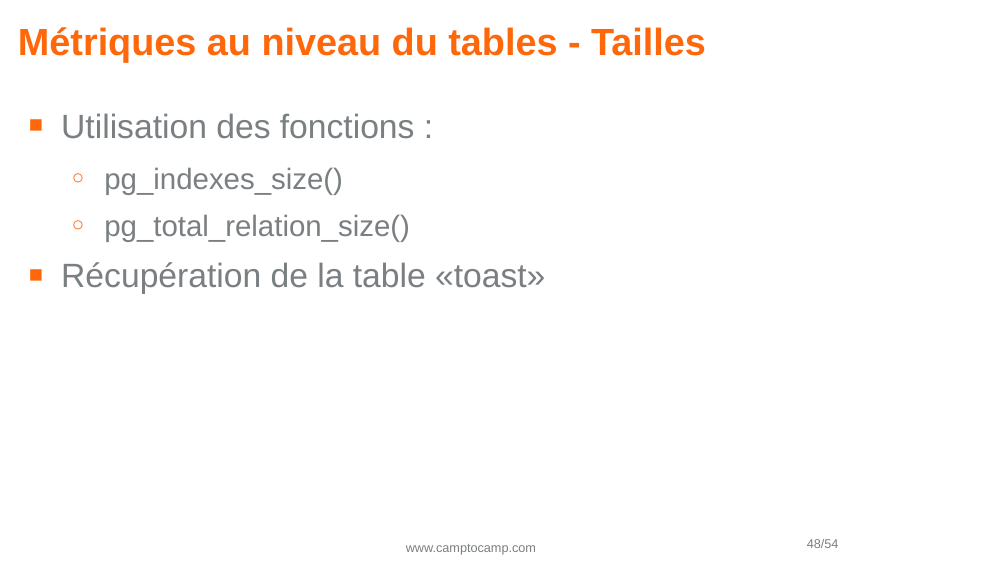
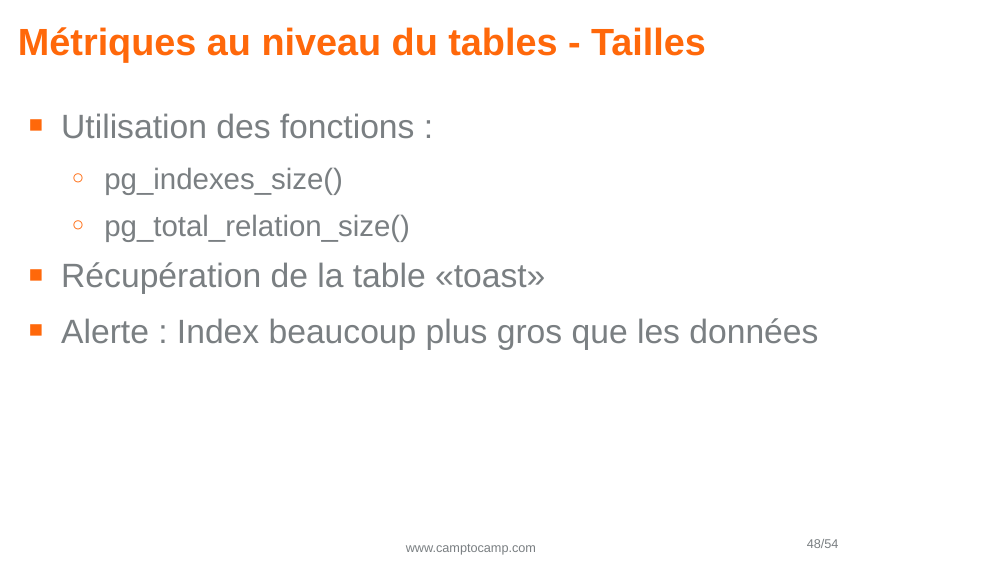
Before and after one commit to Vampouille/demo-prometheus-postgres, a slide deck: slide 48 of pgday2.odp. Drawn at 1008x567 pixels with LibreOffice and Linux fonts; fonts in the diff are those of the drawing; background and template pictures are left out. Boxes give left, top, right and bottom in pixels: in the first picture for what was removed or moved away, otherwise in the second. Text is boxed around its words. In the diff, an @@ line names an element or a change of style, - is before the commit and + after.

```diff
--- a/pgday2.odp
+++ b/pgday2.odp
@@ text at (61, 318, 818, 350): paragraph added @@
+■ Alerte : Index beaucoup plus gros que les données
```
Also in this commit, not shown: 4 other files.
